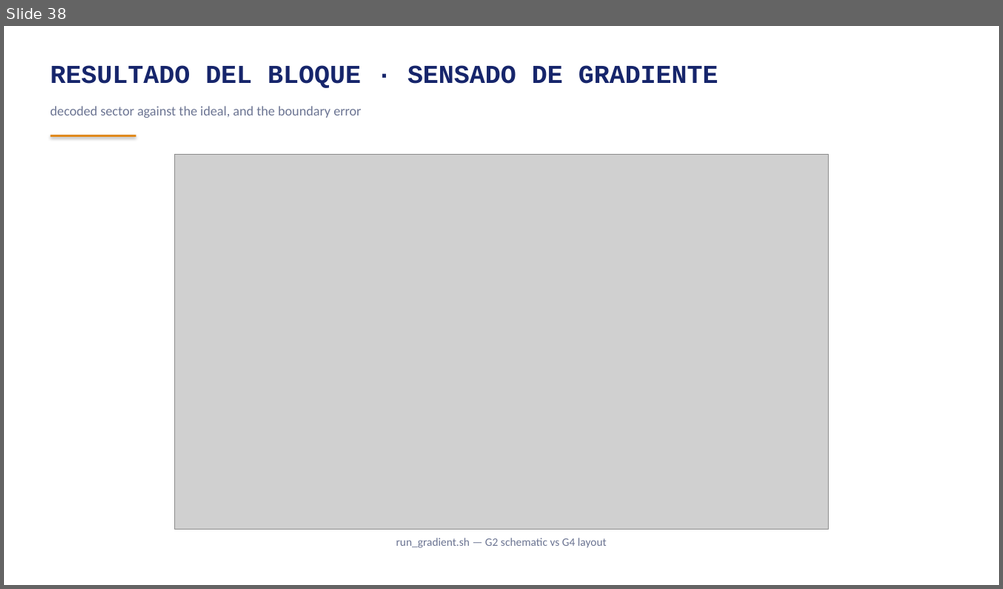
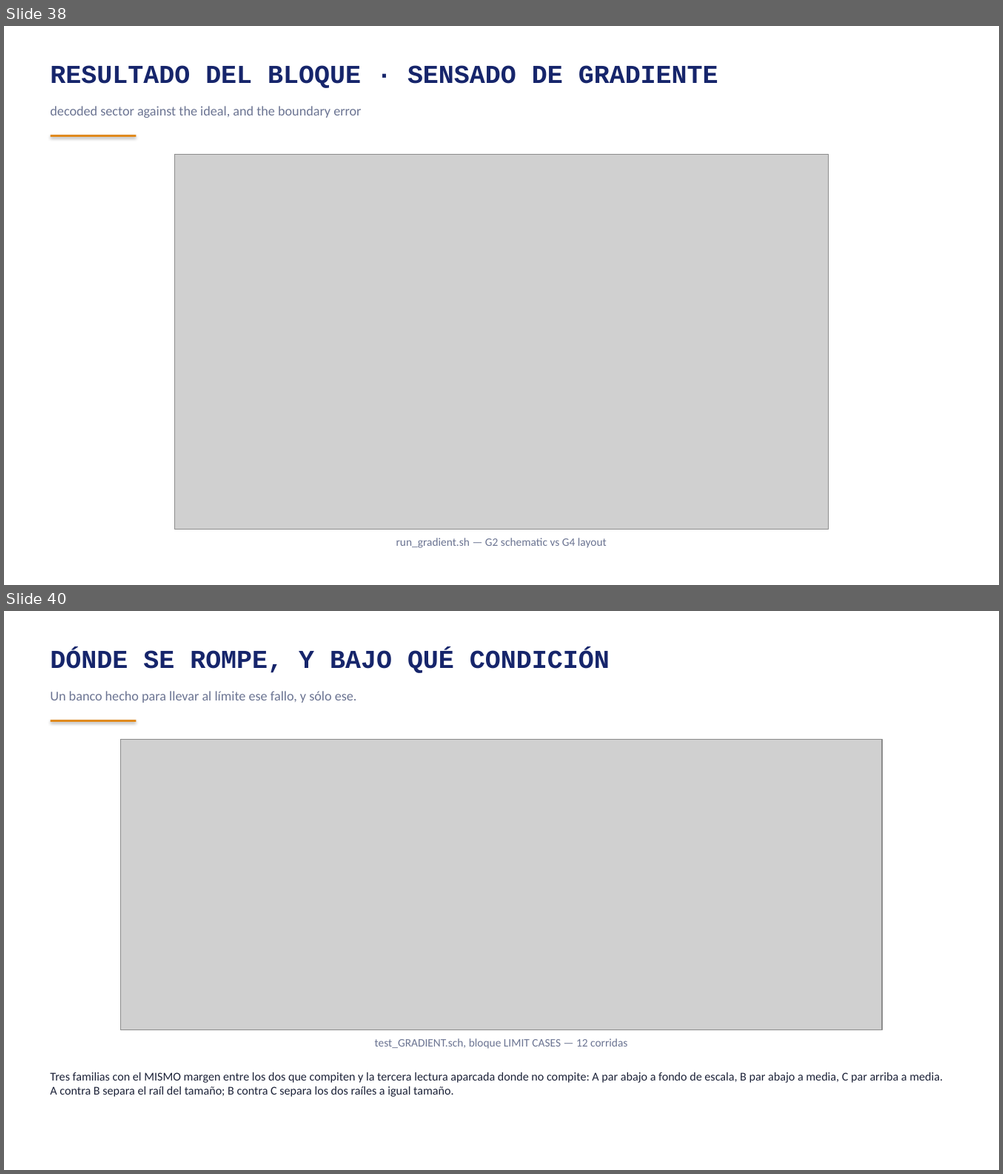
Before and after one commit to AnBuiUCI/sscs-2026-zotnetic, a slide deck: FINAL/reportes/reporte_zotnetic_ES.pptx. Shown one above the other, each under a label of ours: slide 38 before the commit, slides 38 and 40 after it; the slides between them are not shown. The pictures are 1003x589 and 1003x1174 pixels, drawn with LibreOffice and Linux fonts; fonts in the diff are those of the drawing; grey boxes stand for pictures. Boxes give left, top, right and bottom in pixels: in the first picture for what was removed or moved away, otherwise in the second. Text is boxed around its words. In the diff, an @@ line names an element or a change of style, - is before the commit and + after.

```diff
--- a/FINAL/reportes/reporte_zotnetic_ES.pptx
+++ b/FINAL/reportes/reporte_zotnetic_ES.pptx
@@ slide 40 added at bbox=[4, 611, 999, 1170], background #FFFFFF @@
@@ text added at bbox=[50, 649, 609, 673], 25 pt, text #16256B, bold @@
+DÓNDE SE ROMPE, Y BAJO QUÉ CONDICIÓN
@@ text added at bbox=[50, 691, 357, 703], 13 pt, text #6B7492 @@
+Un banco hecho para llevar al límite ese fallo, y sólo ese.
@@ rectangle added at bbox=[51, 720, 136, 722], fill #E08A1E @@
@@ picture added at bbox=[121, 739, 882, 1031] @@
@@ text added at bbox=[375, 1039, 627, 1049], 11 pt, text #6B7492 @@
+test_GRADIENT.sch, bloque LIMIT CASES — 12 corridas
@@ text added at bbox=[50, 1072, 942, 1097], 11.5 pt, text #1C2238 @@
+Tres familias con el MISMO margen entre los dos que compiten y la tercera lectura aparcada donde no compite: A par abajo a fondo de escala, B par abajo a media, C par arriba a media. A contra B separa el raíl del tamaño; B contra C separa los dos raíles a igual tamaño.
```
Also in this commit, not shown: 2 other slides added, 21 other files.
